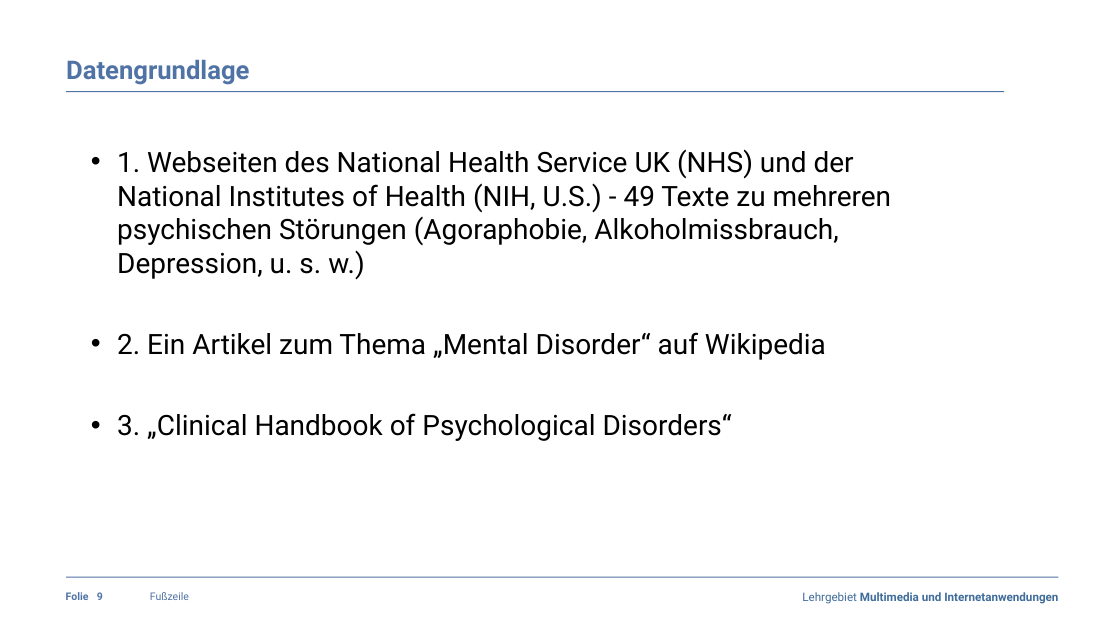
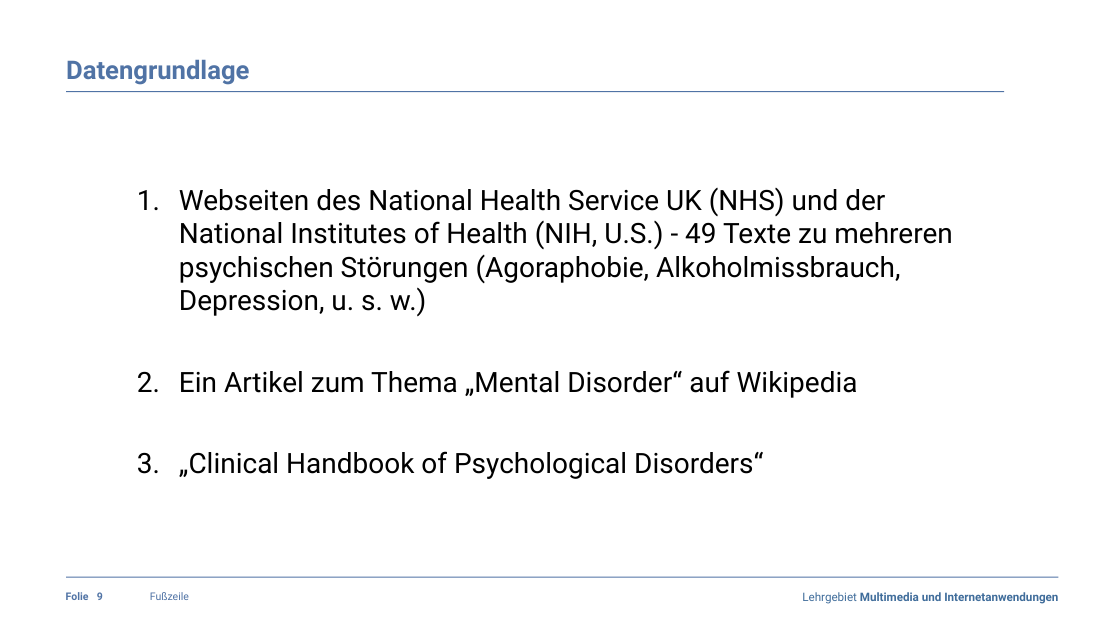
Before and after one commit to claraja/NLP_63458_WS22, a slide deck: slide 9 of Praesentation/Praesentation_Fachpraktikum_MedExtractor_Gruppe5.pptx. Drawn at 1120x630 pixels with LibreOffice and Linux fonts; fonts in the diff are those of the drawing; background and template pictures are left out. Boxes give left, top, right and bottom in pixels: in the first picture for what was removed or moved away, otherwise in the second. Text is boxed around its words. In the diff, an @@ line names an element or a change of style, - is before the commit and + after.

```diff
--- a/Praesentation/Praesentation_Fachpraktikum_MedExtractor_Gruppe5.pptx
+++ b/Praesentation/Praesentation_Fachpraktikum_MedExtractor_Gruppe5.pptx
@@ text at [179,188,952,479]: text changed @@
-• 1. Webseiten des National Health Service UK (NHS) und der National Institutes of Health (NIH, U.S.) - 49 Texte zu mehreren psychischen Störungen (Agoraphobie, Alkoholmissbrauch, Depression, u. s. w.)
-• 2. Ein Artikel zum Thema „Mental Disorder“ auf Wikipedia
-• 3. „Clinical Handbook of Psychological Disorders“
+1. Webseiten des National Health Service UK (NHS) und der National Institutes of Health (NIH, U.S.) - 49 Texte zu mehreren psychischen Störungen (Agoraphobie, Alkoholmissbrauch, Depression, u. s. w.)
+2. Ein Artikel zum Thema „Mental Disorder“ auf Wikipedia
+3. „Clinical Handbook of Psychological Disorders“
```
Also in this commit, not shown: 4 other slides changed.
